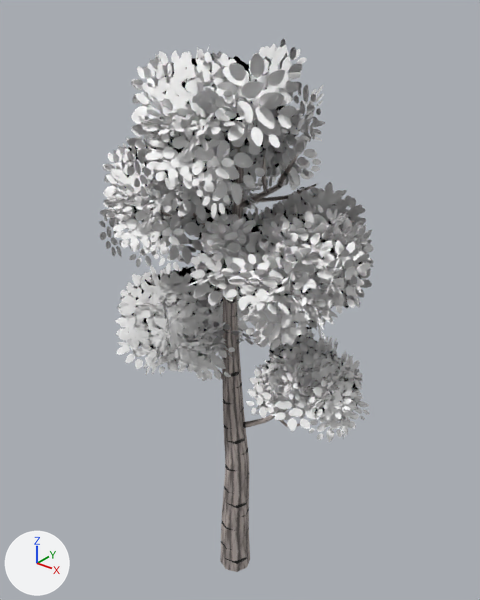
The glTF model public/models/qtrees/BirchTree_1.glb, before and after one commit.
Camera for both pictures: a 50 mm lens placed at (3.38, -4.14, 5.74), pointed at (-0.03, 0.12, 3.1). The lights are fixed; the arrows at lower left show +X, +Y and +Z. The picture after the commit comes second. Where no turn or scale is listed for an object, it has been applied to the vertices.

In view in the first picture: 'BirchTree_1'.
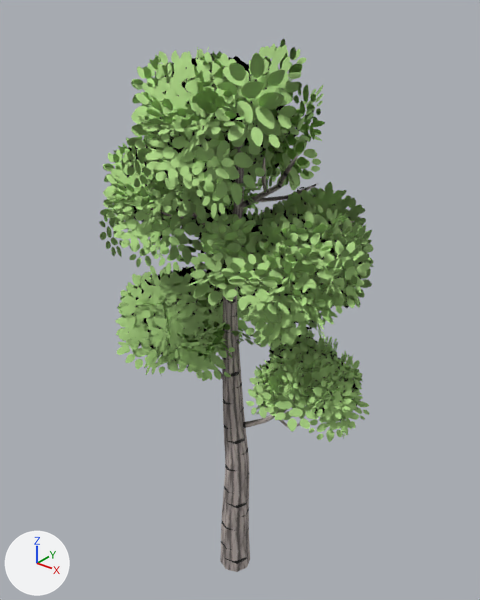
Diff of the bpy script that builds the scene:
```diff
--- a/public/models/qtrees/BirchTree_1.glb.py
+++ b/public/models/qtrees/BirchTree_1.glb.py
@@ mat_birchtree_leaves @@
 n3.operation = 'LESS_THAN'
+n5 = _N.new('ShaderNodeMix'); n5.name = 'Mix'
+n5.data_type = 'RGBA'
+n5.blend_type = 'MULTIPLY'
+n5.inputs[0].default_value = 1.0  # 'Factor'
+n5.inputs[7].default_value = (0.45, 0.72, 0.25, 1.0)  # 'B', green #b3dd89
 n4 = _N.new('ShaderNodeTexImage'); n4.name = 'Image Texture'
@@ mat_birchtree_leaves @@
 n0 = _N.new('ShaderNodeBsdfPrincipled'); n0.name = 'Principled BSDF'
 _L.new(n3.outputs[0], n2.inputs[1])  # 'Value' to 'Value'
-_L.new(n4.outputs[0], n0.inputs[0])  # 'Color' to 'Base Color'
 _L.new(n4.outputs[1], n3.inputs[0])  # 'Alpha' to 'Value'
+_L.new(n5.outputs[2], n0.inputs[0])  # 'Result' to 'Base Color'
+_L.new(n4.outputs[0], n5.inputs[6])  # 'Color' to 'A'
```

Pixel boxes (x1, y1, x2, y2) of what changed, in the pictures (480 x 600 px):
'BirchTree_1', recoloured (grey to green): (99, 39, 374, 442) in both
